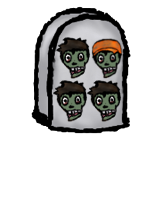
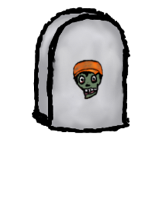
Layer changes from the first 165px x 214px image to the second:
added layer "Zombie Head" above "1" over [72, 58, 104, 116]
showed "1" over [31, 6, 131, 134]
showed "Pasted Layer #2" over [73, 79, 105, 134]
hid "Pasted Layer #8" over [53, 80, 88, 134]
hid "Pasted Layer #7" over [56, 37, 91, 96]
hid "Pasted Layer #10" over [87, 80, 122, 134]
hid "Pasted Layer #9" over [91, 38, 123, 95]
hid "4" over [31, 6, 131, 134]
hid "donate picture" over [54, 34, 116, 130]
hid "donate" over [31, 6, 131, 134]
